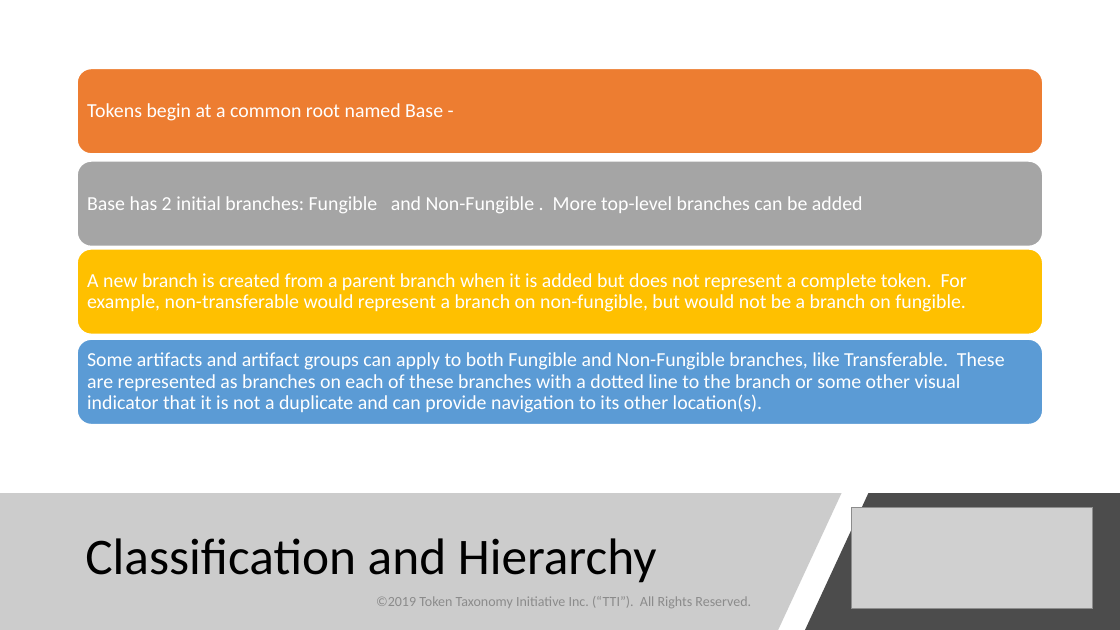
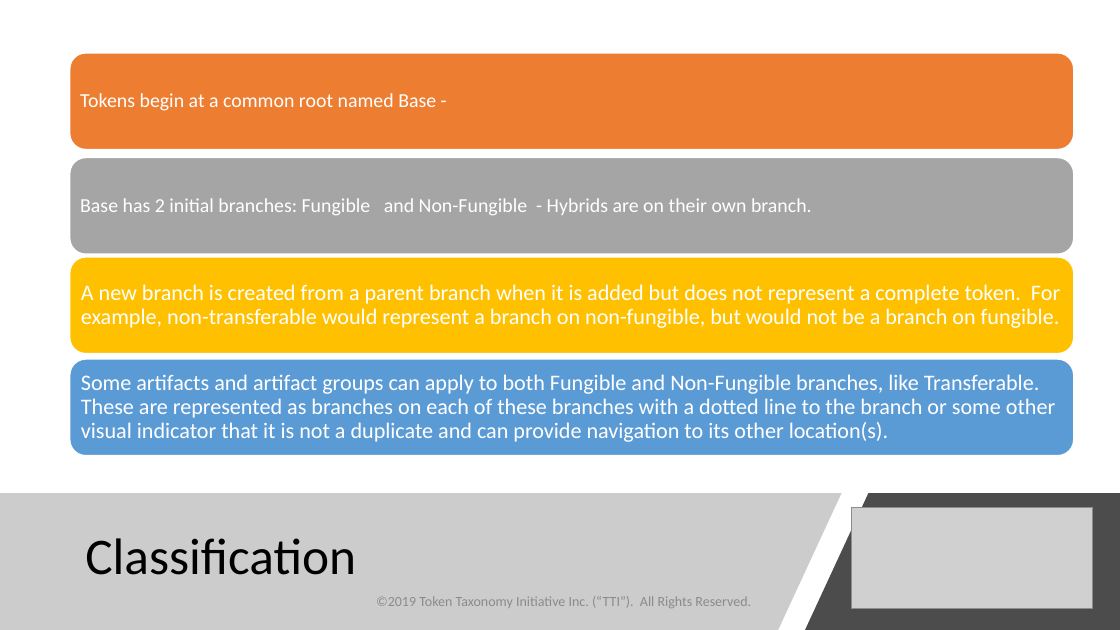
Before and after one commit to vipinsun/TokenTaxonomyFramework-pub, a slide deck: slide 18 of presentations/TTF-Presentation.pptx (slide 11 before the commit). Drawn at 1120x630 pixels with LibreOffice and Linux fonts; fonts in the diff are those of the drawing; grey boxes stand for pictures. Boxes give left, top, right and bottom in pixels: in the first picture for what was removed or moved away, otherwise in the second. Text is boxed around its words. In the diff, an @@ line names an element or a change of style, - is before the commit and + after.

```diff
--- a/presentations/TTF-Presentation.pptx
+++ b/presentations/TTF-Presentation.pptx
@@ rounded rectangle: place and size @@
-rounded rectangle at (77, 68, 1044, 154)
+rounded rectangle at (70, 53, 1075, 150)
@@ text "Tokens begin at a common ...": place and size @@
-text "Tokens begin at a common ..." at (87, 103, 443, 121)
+text "Tokens begin at a common ..." at (80, 93, 436, 111)
@@ rounded rectangle: place and size @@
-rounded rectangle at (77, 161, 1044, 247)
+rounded rectangle at (70, 157, 1075, 254)
@@ text at (80, 198, 812, 215): text changed @@
-Base has 2 initial branches: Fungible and Non-Fungible . More top-level branches can be added
+Base has 2 initial branches: Fungible and Non-Fungible - Hybrids are on their own branch.
@@ rounded rectangle: place and size @@
-rounded rectangle at (77, 249, 1044, 334)
+rounded rectangle at (70, 257, 1075, 354)
@@ text "A new branch is created ...": place and size @@
-text "A new branch is created ..." at (87, 273, 967, 312)
+text "A new branch is created ..." at (81, 284, 1060, 328)
@@ text "A new branch is created ..." at (81, 284, 1060, 328): size 17 to 19 pt @@
@@ rounded rectangle: place and size @@
-rounded rectangle at (77, 339, 1044, 425)
+rounded rectangle at (70, 359, 1075, 455)
@@ text "Some artifacts and artifact groups ..." at (81, 374, 1055, 442): size 17 to 19 pt @@
@@ text "Some artifacts and artifact groups ...": place and size @@
-text "Some artifacts and artifact groups ..." at (87, 352, 1005, 413)
+text "Some artifacts and artifact groups ..." at (81, 374, 1055, 442)
@@ title at (85, 538, 356, 575): text changed @@
-Classification and Hierarchy
+Classification
```
Also in this commit, not shown: 14 other slides changed, 5 slides added, 2 other files.
